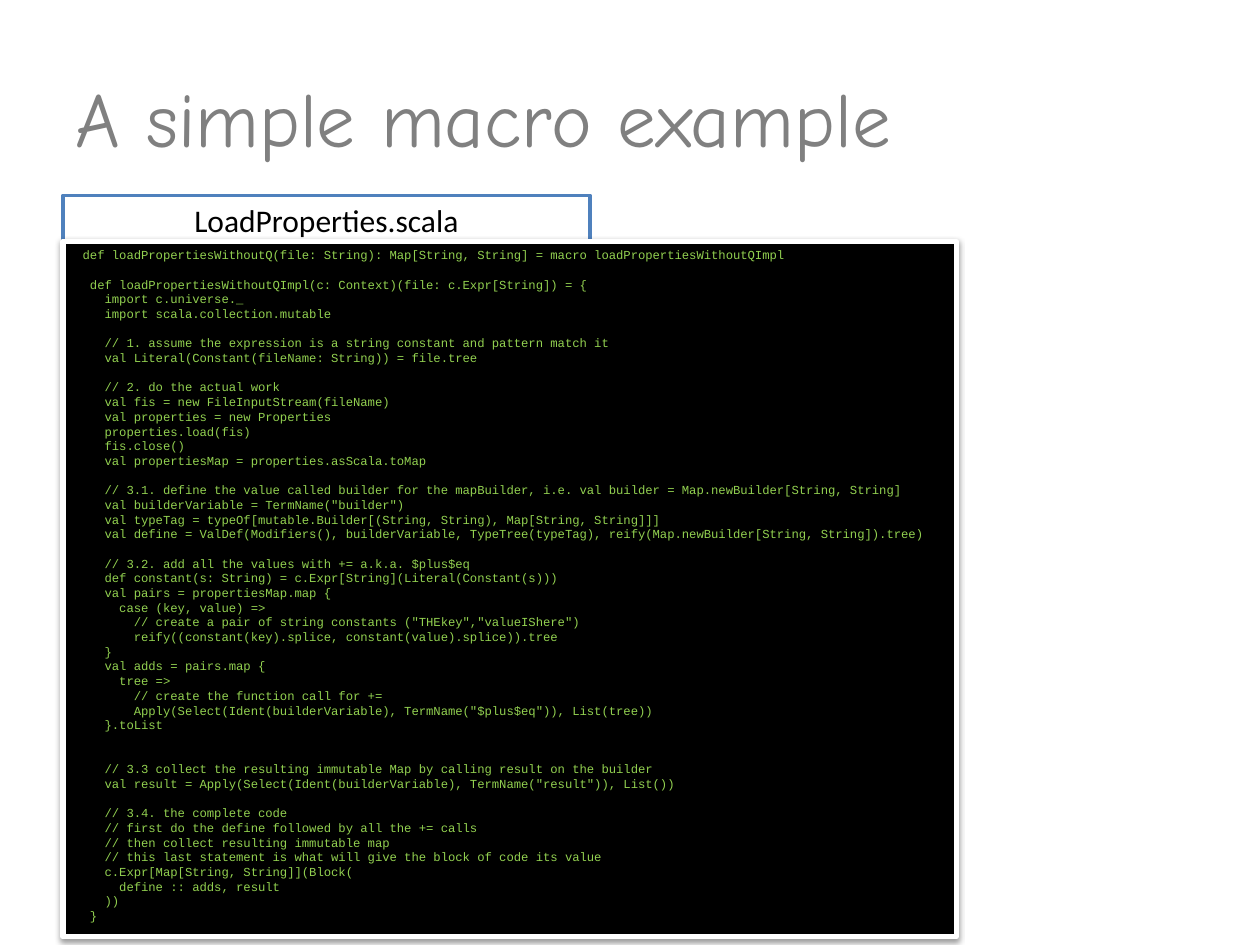
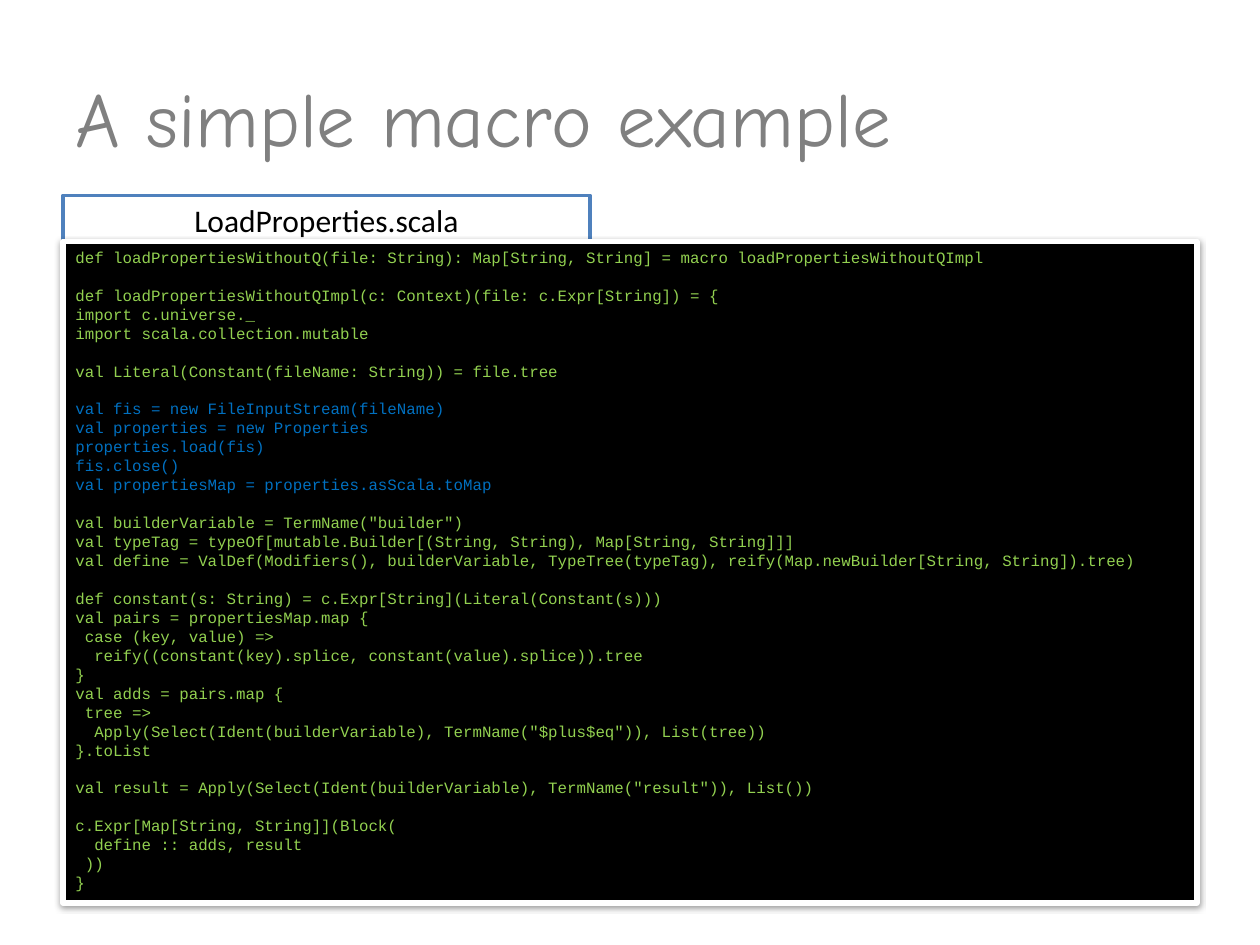
Before and after one commit to valdisxp1/scala-metaprograming-fun, a slide deck: slide 7 of Scala_metaprogramming.pptx. Drawn at 1260x945 pixels with LibreOffice and Linux fonts; fonts in the diff are those of the drawing. Boxes give left, top, right and bottom in pixels: in the first picture for what was removed or moved away, otherwise in the second. Text is boxed around its words. In the diff, an @@ line names an element or a change of style, - is before the commit and + after.

Commit message:
cleanup examples

```diff
--- a/Scala_metaprogramming.pptx
+++ b/Scala_metaprogramming.pptx
@@ rectangle "def loadPropertiesWithoutQ(file: String): Map[String, String ..." resized from (x1=63, y1=242, x2=956, y2=937) to (x1=63, y1=242, x2=1197, y2=903) @@
@@ rectangle "def loadPropertiesWithoutQ(file: String): Map[String, String ..." at (x1=63, y1=242, x2=1197, y2=903): size 7 to 9 pt; text colour #92D050 to #0070C0 in "val fis = new FileInputStream(fileName)", "val properties = new Properties", "properties.load(fis)", "fis.close()" and 1 more places @@
@@ text in rectangle at (x1=127, y1=339, x2=609, y2=350): paragraph removed @@
-// 1. assume the expression is a string constant and pattern match it
@@ text in rectangle at (x1=127, y1=383, x2=280, y2=391): paragraph removed @@
-// 2. do the actual work
@@ text in rectangle at (x1=127, y1=486, x2=901, y2=497): paragraph removed @@
-// 3.1. define the value called builder for the mapBuilder, i.e. val builder = Map.newBuilder[String, String]
@@ text in rectangle at (x1=127, y1=559, x2=471, y2=571): paragraph removed @@
-// 3.2. add all the values with += a.k.a. $plus$eq
@@ text in rectangle at (x1=156, y1=618, x2=579, y2=629): paragraph removed @@
-// create a pair of string constants ("THEkey","valueIShere")
@@ text in rectangle at (x1=156, y1=691, x2=360, y2=700): paragraph removed @@
-// create the function call for +=
@@ text in rectangle at (x1=127, y1=765, x2=653, y2=776): paragraph removed @@
-// 3.3 collect the resulting immutable Map by calling result on the builder
@@ text in rectangle at (x1=127, y1=809, x2=602, y2=864): paragraphs removed @@
-// 3.4. the complete code
-// first do the define followed by all the += calls
-// then collect resulting immutable map
-// this last statement is what will give the block of code its value
```
Also in this commit, not shown: 4 other slides changed.
